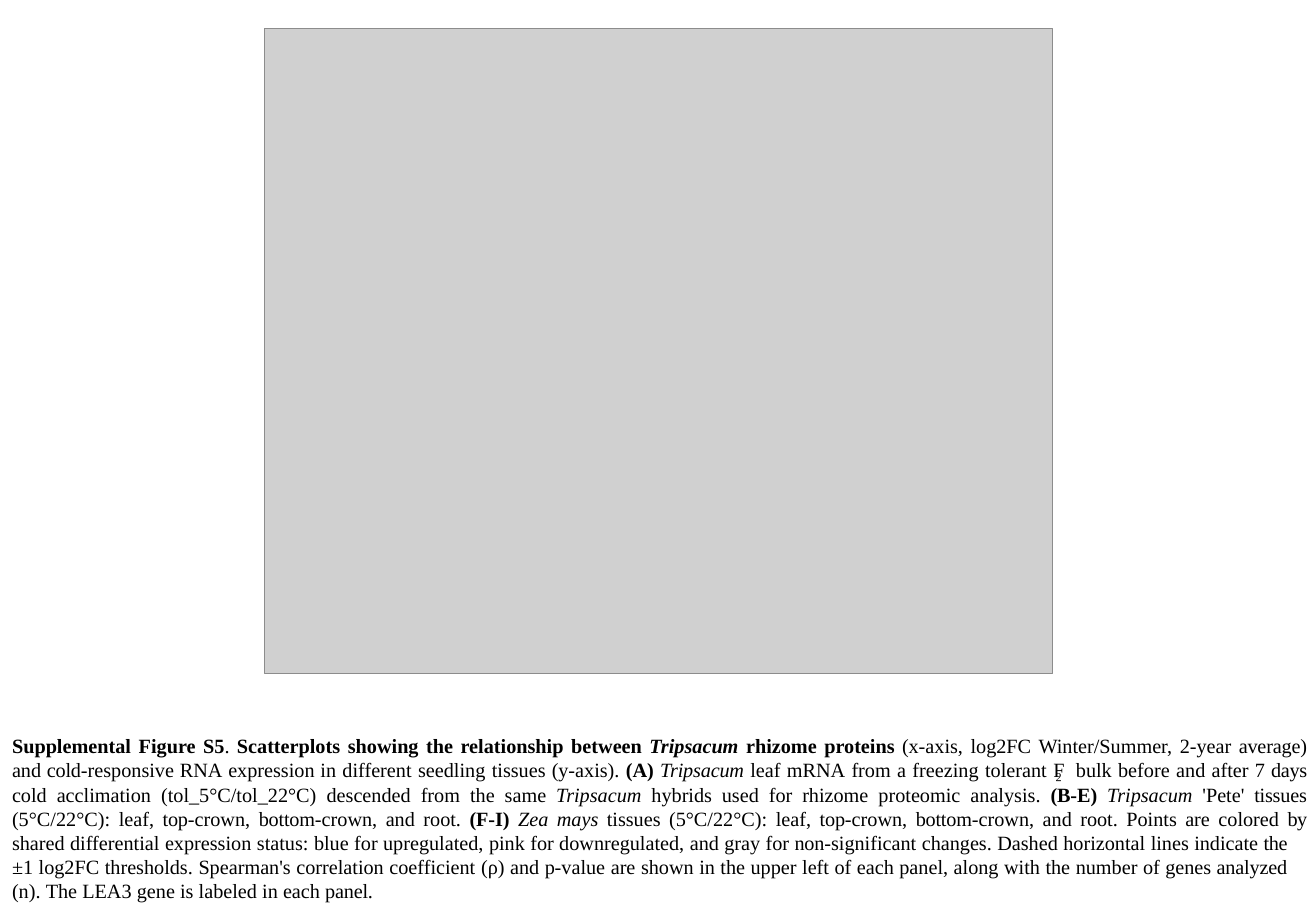
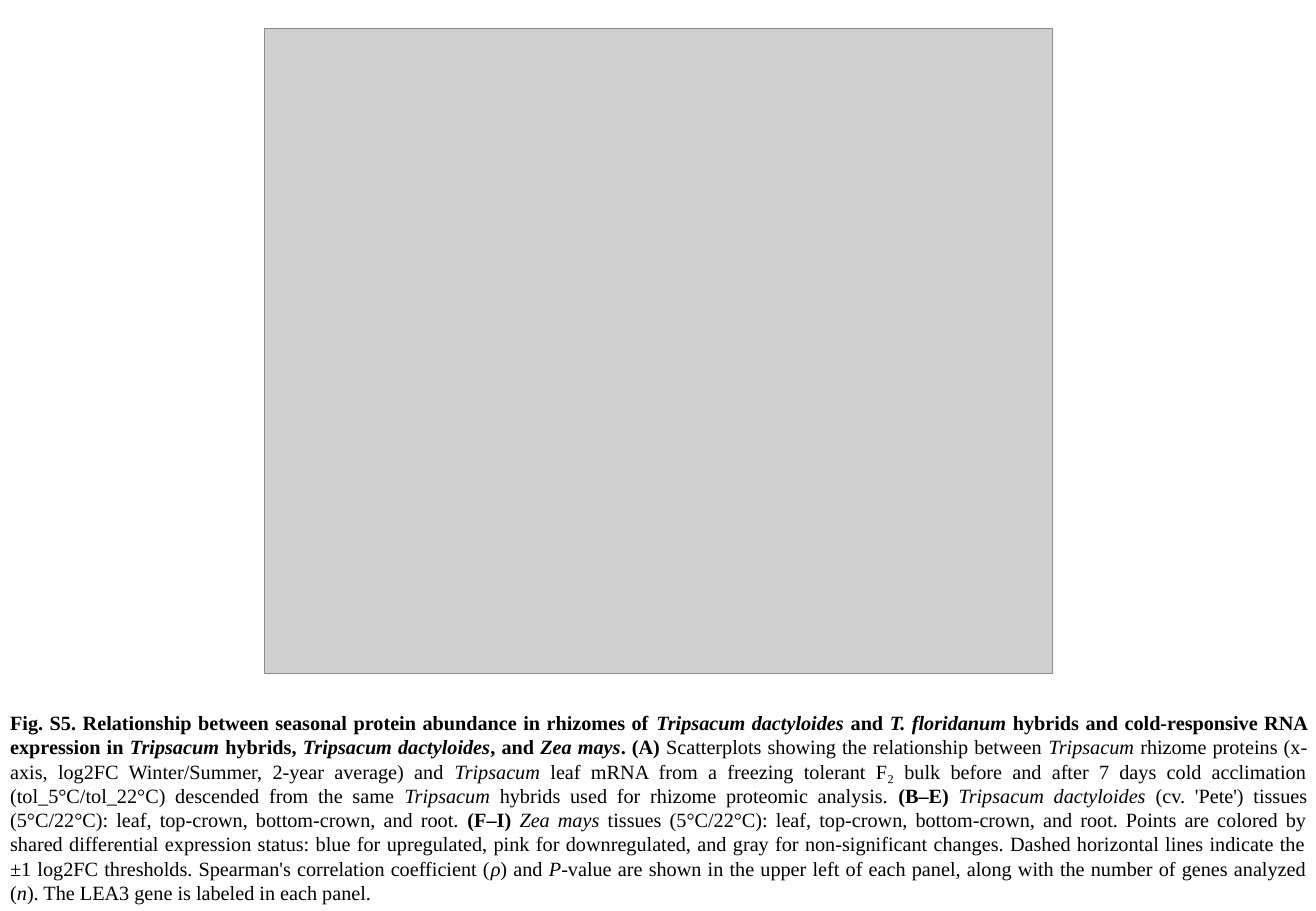
Before and after one commit to elor77/PACMAD-Rhizome-Proteomics, a slide deck: slide 5 of manuscript/Supplemental_Figures/PACMAD_Rhizome_Proteomics_Supplemental_Figures.pptx. Drawn at 1316x911 pixels with LibreOffice and Linux fonts; fonts in the diff are those of the drawing; grey boxes stand for pictures. Boxes give left, top, right and bottom in pixels: in the first picture for what was removed or moved away, otherwise in the second. Text is boxed around its words. In the diff, an @@ line names an element or a change of style, - is before the commit and + after.

```diff
--- a/manuscript/Supplemental_Figures/PACMAD_Rhizome_Proteomics_Supplemental_Figures.pptx
+++ b/manuscript/Supplemental_Figures/PACMAD_Rhizome_Proteomics_Supplemental_Figures.pptx
@@ text at (10, 715, 1308, 905): text changed @@
-Supplemental Figure S5. Scatterplots showing the relationship between Tripsacum rhizome proteins (x-axis, log2FC Winter/Summer, 2-year average) and cold-responsive RNA expression in different seedling tissues (y-axis). (A) Tripsacum leaf mRNA from a freezing tolerant F₂ bulk before and after 7 days cold acclimation (tol_5°C/tol_22°C) descended from the same Tripsacum hybrids used for rhizome proteomic analysis. (B-E) Tripsacum 'Pete' tissues (5°C/22°C): leaf, top-crown, bottom-crown, and root. (F-I) Zea mays tissues (5°C/22°C): leaf, top-crown, bottom-crown, and root. Points are colored by shared differential expression status: blue for upregulated, pink for downregulated, and gray for non-significant changes. Dashed horizontal lines indicate the
-±1 log2FC thresholds. Spearman's correlation coefficient (ρ) and p-value are shown in the upper left of each panel, along with the number of genes analyzed
-(n). The LEA3 gene is labeled in each panel.
+Fig. S5. Relationship between seasonal protein abundance in rhizomes of Tripsacum dactyloides and T. floridanum hybrids and cold-responsive RNA expression in Tripsacum hybrids, Tripsacum dactyloides, and Zea mays. (A) Scatterplots showing the relationship between Tripsacum rhizome proteins (x-axis, log2FC Winter/Summer, 2-year average) and Tripsacum leaf mRNA from a freezing tolerant F₂ bulk before and after 7 days cold acclimation (tol_5°C/tol_22°C) descended from the same Tripsacum hybrids used for rhizome proteomic analysis. (B–E) Tripsacum dactyloides (cv. 'Pete') tissues (5°C/22°C): leaf, top-crown, bottom-crown, and root. (F–I) Zea mays tissues (5°C/22°C): leaf, top-crown, bottom-crown, and root. Points are colored by shared differential expression status: blue for upregulated, pink for downregulated, and gray for non-significant changes. Dashed horizontal lines indicate the ±1 log2FC thresholds. Spearman's correlation coefficient (ρ) and P-value are shown in the upper left of each panel, along with the number of genes analyzed (n). The LEA3 gene is labeled in each panel.
```
Also in this commit, not shown: 8 other slides changed, 16 other files.
